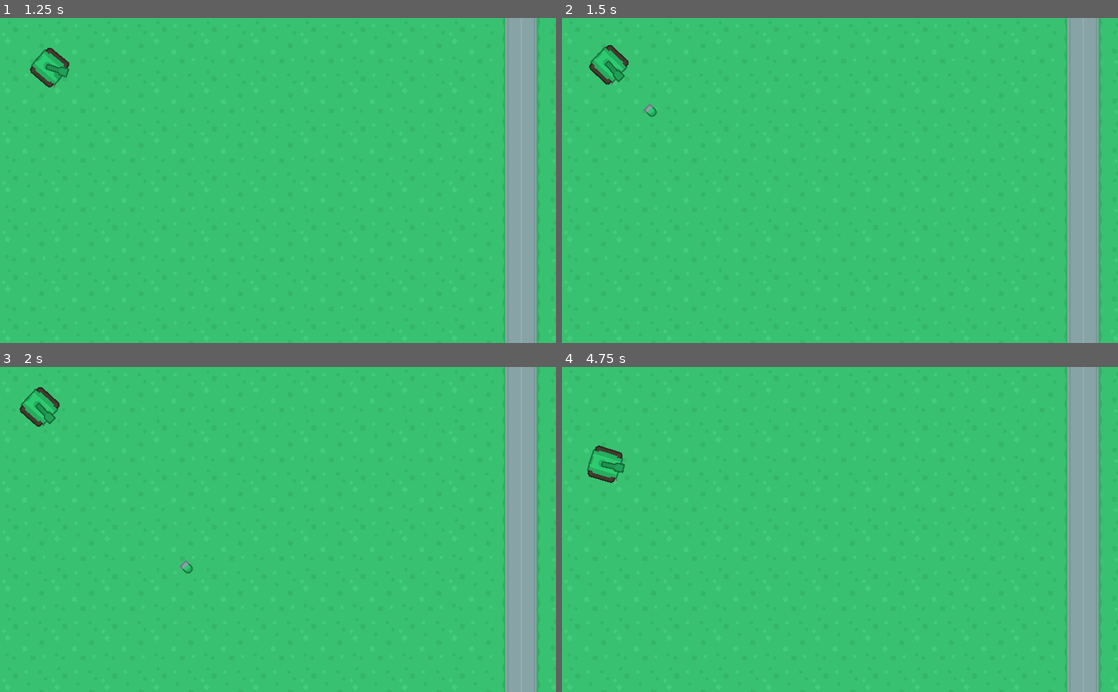
Above: before the commit, frames 1-4 (two rows, left to right).
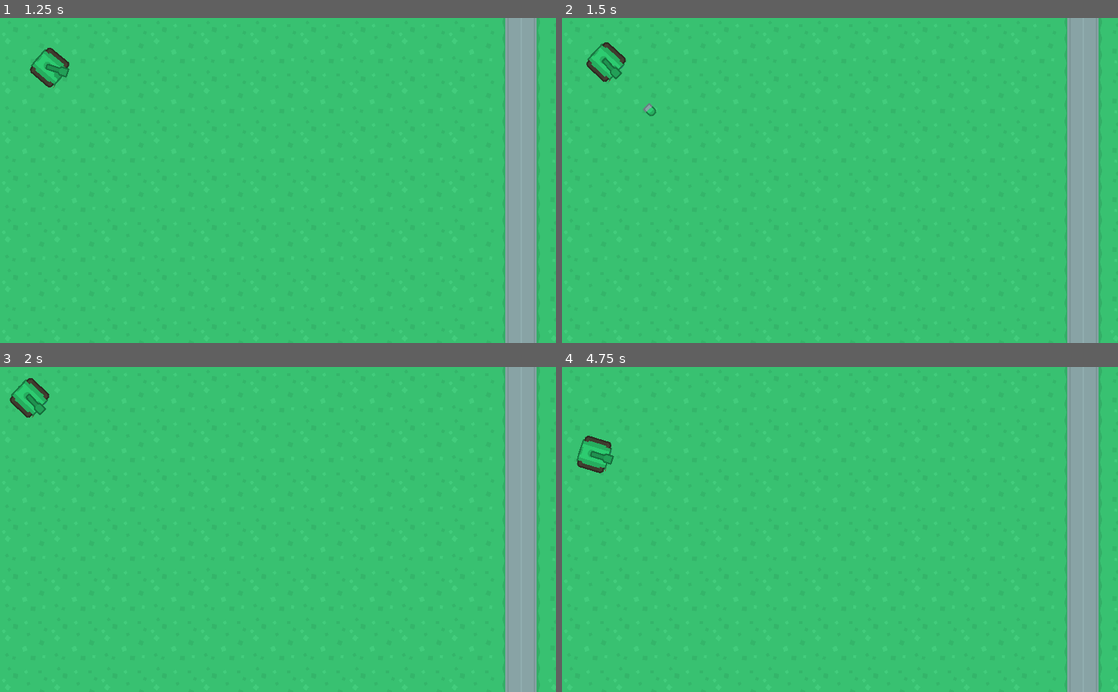
Above: after the commit, the same moments.

Repository: mrka124/tank-shooting
Game: Godot game, scene res://maps/Map01.tscn
Same seed, same stepped clock (60 frames per second), same inputs: the game is played once before the commit and once after it. The project has no main scene, so this scene is started directly.
Inputs (mouse positions are in pixels of both pictures, inside the frame that each line leads up to):
- Up to frame 1 (1.25 s): move the mouse to (400, 164) at 0.52 s; hold D (turn_right) from 0.53 s (still down); click (400, 164) at 0.6 s
- Up to frame 2 (1.5 s): tap Enter at 1.25 s; move the mouse to (728, 196) at 1.27 s; release D (turn_right) at 1.28 s; hold S (back) from 1.28 s (still down); tap Space (space) at 1.35 s
- Up to frame 3 (2 s): keep holding S (back)
- Up to frame 4 (4.75 s): move the mouse to (895, 458) at 2.02 s; release S (back) at 2.03 s; hold D (turn_right) 2.03-2.78 s; click (895, 458) at 2.1 s; move the mouse to (812, 594) at 2.77 s; hold W (forward) 2.78-3.53 s; tap Space (space) at 2.85, 4.35 s; move the mouse to (1006, 578) at 3.52 s; hold A (turn_left) from 3.53 s (still down); click (1006, 578) at 3.6 s; move the mouse to (673, 480) at 4.27 s

Frame 1 is identical in both runs. In frame 2, 0.3% of the frame differs, in the area x 4-18%, y 7-31%; in frame 3, 0.4%; in frame 4, 0.6%, in the area x 2-12%, y 21-36%.

Commit message:
refactor

Diff:
--- a/bullets/Bullet.tscn
+++ b/bullets/Bullet.tscn
@@ -6,6 +6,7 @@
 script = ExtResource( 1 )
 
 [node name="Sprite" type="Sprite" parent="."]
+region_enabled = true
 
 [node name="CollisionShape2D" type="CollisionShape2D" parent="."]
 
--- a/bullets/PlayerBullet.tscn
+++ b/bullets/PlayerBullet.tscn
@@ -16,9 +16,11 @@
 [node name="Sprite" parent="." index="0"]
 rotation = 3.14159
 texture = ExtResource( 2 )
-region_enabled = true
 region_rect = Rect2( 388, 298, 32, 24 )
 
 [node name="CollisionShape2D" parent="." index="1"]
-position = Vector2( -0.829979, 0 )
 shape = SubResource( 1 )
+
+[node name="Lifetime" parent="." index="2"]
+
+wait_time = 0.5
--- a/tanks/EnemyTank.tscn
+++ b/tanks/EnemyTank.tscn
@@ -26,6 +26,7 @@
 region_rect = Rect2( 267, 185, 81, 77 )
 
 [node name="CollisionShape2D" type="CollisionShape2D" parent="."]
+visible = false
 shape = SubResource( 1 )
 
 [node name="Turret" type="Sprite" parent="."]
--- a/tanks/Player.gd
+++ b/tanks/Player.gd
@@ -12,8 +12,8 @@
     if Input.is_action_pressed("forward"):
         velocity = Vector2(speed, 0).rotated(rotation)
     if Input.is_action_pressed("back"):
-        velocity = Vector2(-speed/2, 0).rotated(rotation)
-        velocity /= 2
+        velocity = Vector2(-speed, 0).rotated(rotation)
+        velocity /= 2.0
     if Input.is_action_just_pressed("click"):
         shoot()
     if Input.is_action_just_pressed("space"):
--- a/tanks/Player.tscn
+++ b/tanks/Player.tscn
@@ -18,6 +18,7 @@
 region_rect = Rect2( 307.561, 262.082, 81.4503, 83.9123 )
 
 [node name="CollisionShape2D" parent="." index="1"]
+visible = false
 shape = SubResource( 1 )
 
 [node name="Turret" parent="." index="2"]
@@ -30,9 +31,23 @@
 position = Vector2( 55, 0 )
 
 [node name="Camera2D" type="Camera2D" parent="." index="4"]
+anchor_mode = 1
+rotating = false
 current = true
 zoom = Vector2( 1.4, 1.4 )
 limit_left = 0
 limit_top = 0
+limit_smoothed = false
 drag_margin_h_enabled = true
 drag_margin_v_enabled = true
+smoothing_enabled = false
+smoothing_speed = 5.0
+offset_v = 0.0
+offset_h = 0.0
+drag_margin_left = 0.2
+drag_margin_top = 0.2
+drag_margin_right = 0.2
+drag_margin_bottom = 0.2
+editor_draw_screen = true
+editor_draw_limits = false
+editor_draw_drag_margin = false
